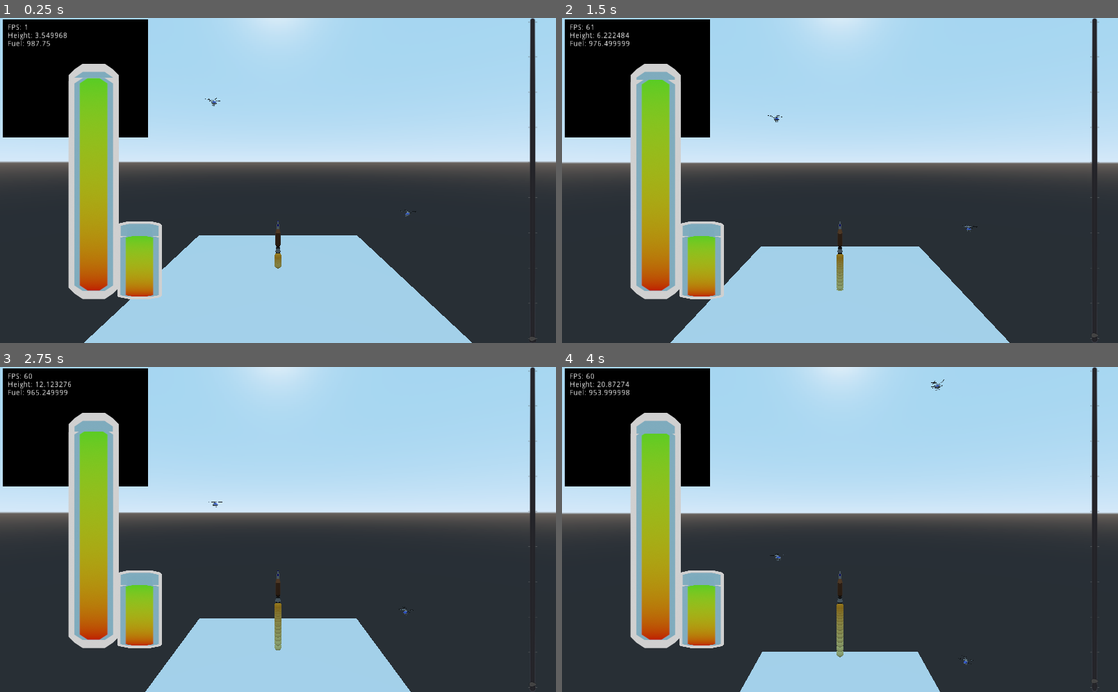
Above: before the commit, frames 1-4 (two rows, left to right).
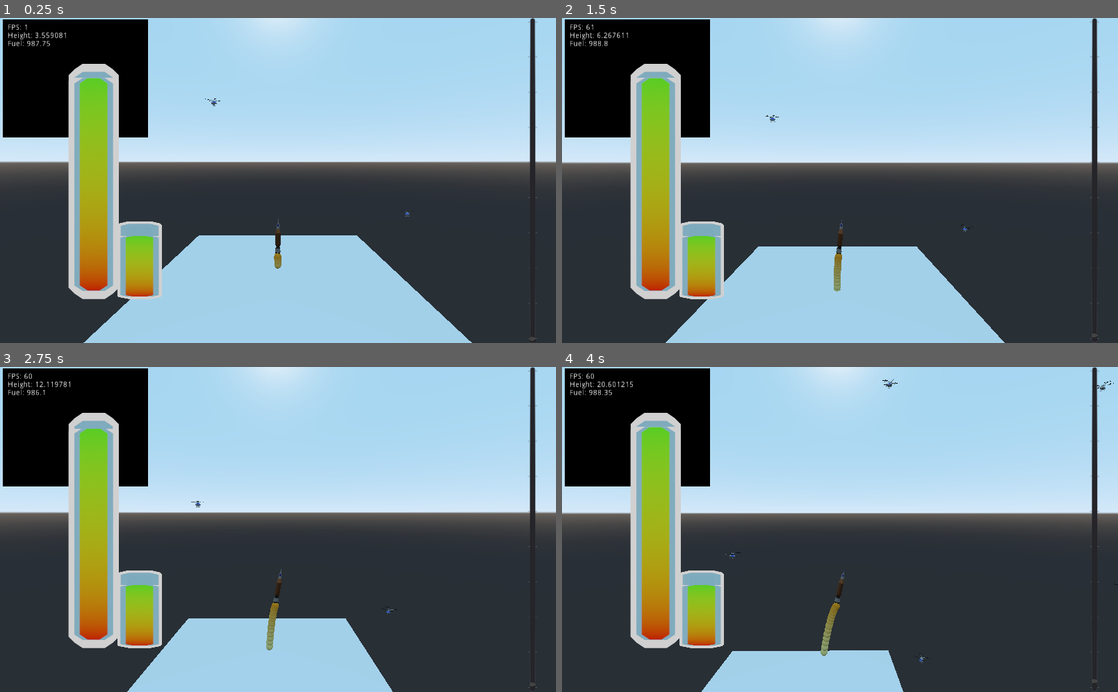
Above: after the commit, the same moments.

Repository: mvpggez/RockIt
Game: Godot game, scene res://Scene/World/earth.tscn
Two runs of this game, one before a commit and one after it. Both use one fixed random seed, a clock stepped at 60 frames per second and the inputs below. The project has no main scene, so this scene is started directly. The engine's default icon, where the game draws it, is replaced by a stand-in: a white triangle on a blue panel in a dark square.
Inputs (mouse positions are in pixels of both pictures, inside the frame that each line leads up to):
- Up to frame 1 (0.25 s): no input
- Up to frame 2 (1.5 s): tap Enter at 0.5 s; move the mouse to (962, 164) at 0.52 s; hold W 0.53-1.28 s; tap Q at 0.6 s; click (962, 164) at 0.67 s; tap E at 0.8, 1.35 s; move the mouse to (728, 196) at 1.27 s
- Up to frame 3 (2.75 s): tap R at 1.55, 2.1 s; move the mouse to (333, 458) at 2.02 s; hold W from 2.03 s (still down); tap Q at 2.3 s
- Up to frame 4 (4 s): move the mouse to (812, 594) at 2.77 s; tap Q at 2.85 s; click (812, 594) at 2.92 s; tap E at 3.05, 3.6 s; move the mouse to (1006, 578) at 3.52 s; release W at 3.53 s; tap R at 3.8 s

The runs differ from the first frame. In frame 1, less than 0.1% of the frame differs, in the area x 8-85%, y 4-100%; in frame 2, 0.7%; in frame 3, 1.7%; in frame 4, 2.4%, in the area x 5-100%, y 3-100%.

Commit message:
Added random tilt to rocket while launching

Diff:
--- a/Scene/World/Rocket/rocket.tscn
+++ b/Scene/World/Rocket/rocket.tscn
@@ -65,12 +65,24 @@
 export var tank_level = 0
 export var thruster_level = 0
 export var booster_level = 0
-
+export var min_tilt_power = 0.02
+export var max_tilt_power = 0.05
+export var tilt_height = 2
+var launch_tilted = false
 func _ready():
 	rebuildRocket()
 
 func _physics_process(delta):
 	time += delta
+	if not launch_tilted and get_height()>tilt_height:
+		randomTilt(min_tilt_power,max_tilt_power)
+
+func randomTilt(min_power, max_power):
+	var tilt = randf()*(max_power-min_power)+min_power
+	if randf()<0.5:
+		tilt *= -1
+	apply_impulse(self.transform.basis.xform(Vector3(-get_head().thrust,0,0)), Vector3(0.0, tilt, 0.0))
+	launch_tilted= true
 
 func rebuildRocket():
 	var head = get_head()
@@ -250,6 +262,18 @@
 		booster_level = 10
 	rebuildRocket()
 
+func _unhandled_input(event):
+	if event is InputEventKey:
+		if event.pressed:
+			if event.scancode == KEY_Q:
+				upgrade_head()
+			elif event.scancode == KEY_W:
+				upgrade_tank()
+			elif event.scancode == KEY_E:
+				upgrade_thruster()
+			elif event.scancode == KEY_R:
+				upgrade_booster()
+
 func _on_Area_body_entered(body):
 	if body.is_in_group(\"Obstacle\"):
 		if durability > 0:
Not shown: 2 places in Scene/World/Rocket/rocket.tscn that only renumber resources
